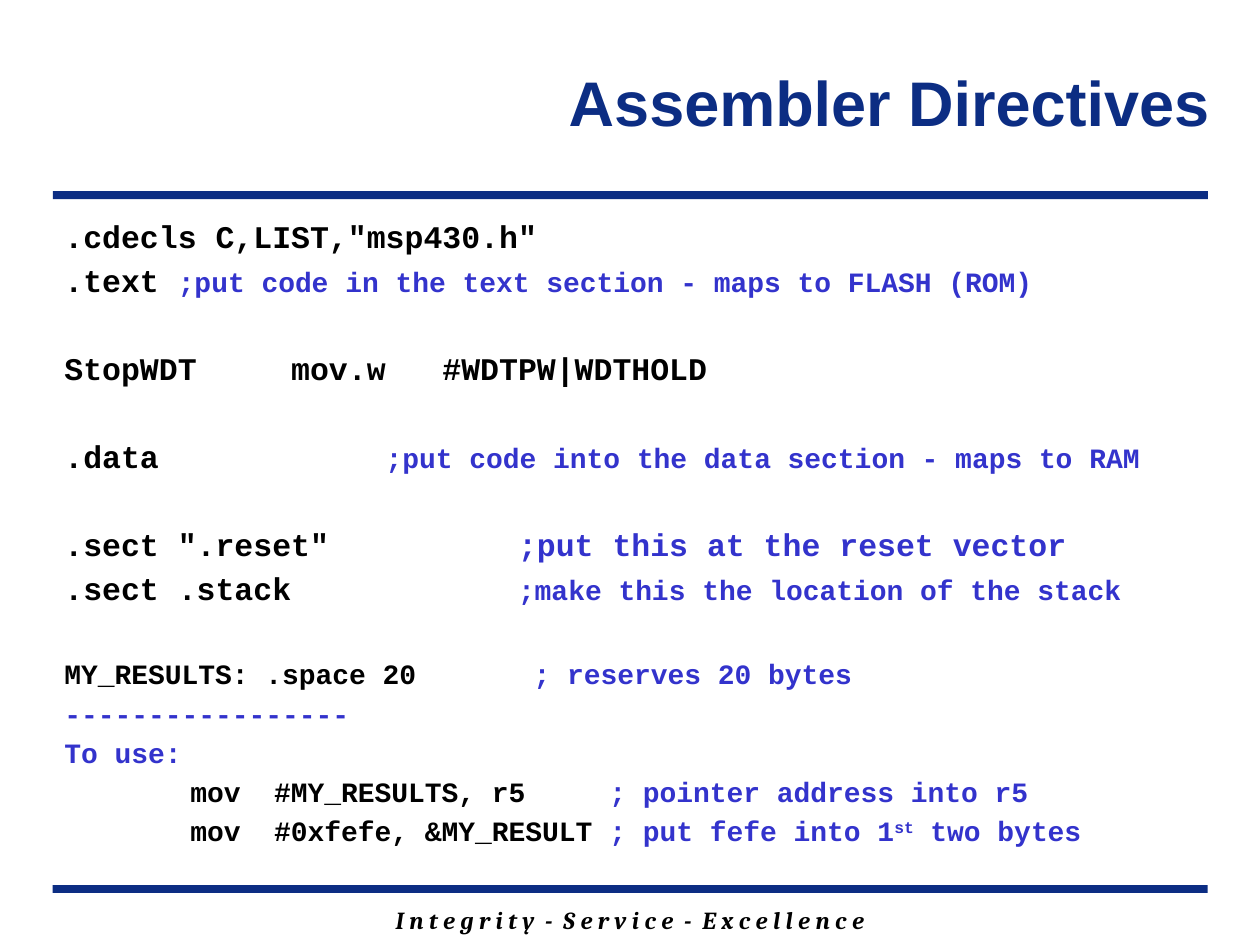
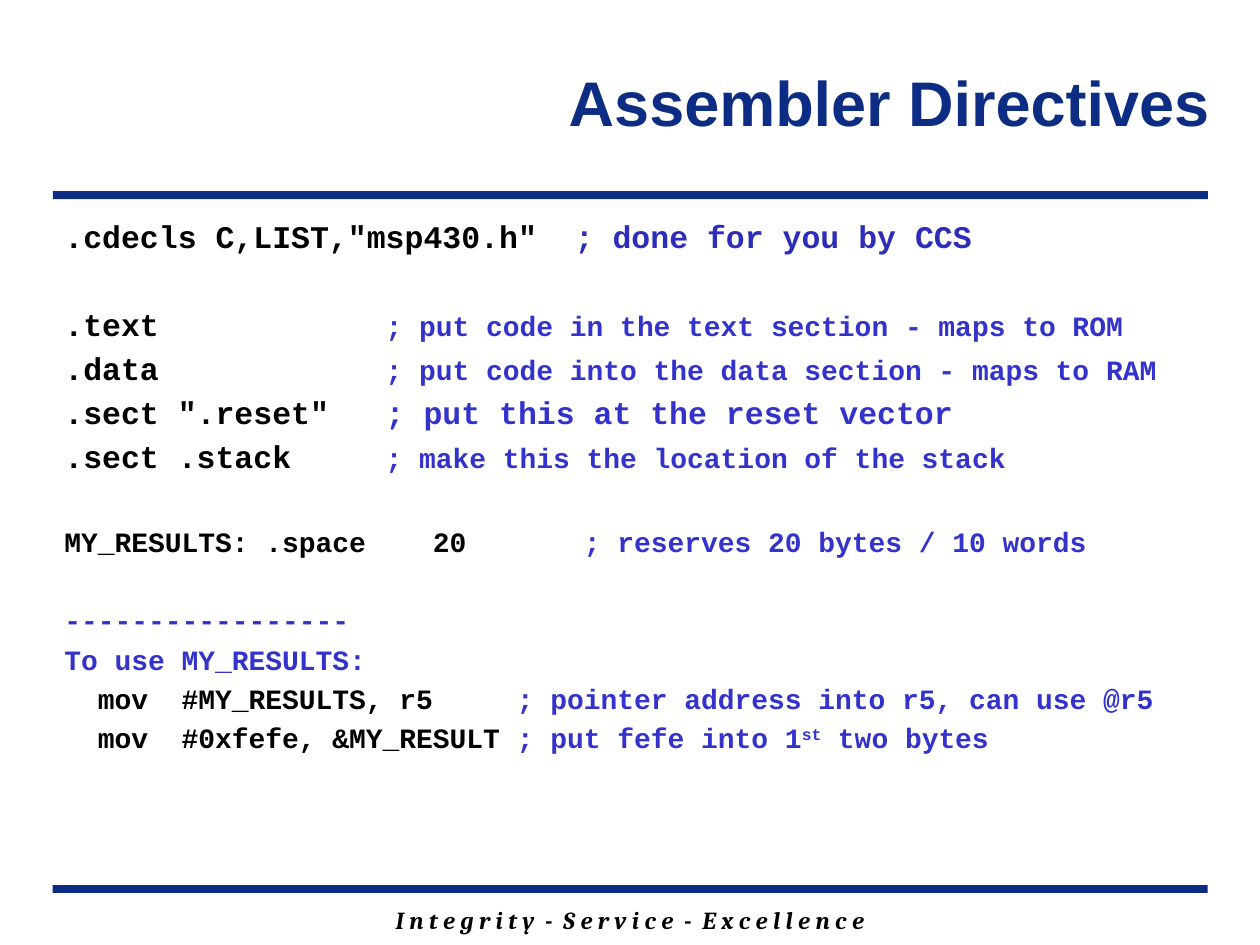
Before and after one commit to MarsUniversity/ECE382, a slide deck: slide 5 of source/lessons/lsn7/Lsn7.pptx. Drawn at 1260x945 pixels with LibreOffice and Linux fonts; fonts in the diff are those of the drawing; background and template pictures are left out. Boxes give left, top, right and bottom in pixels: in the first picture for what was removed or moved away, otherwise in the second. Text is boxed around its words. In the diff, an @@ line names an element or a change of style, - is before the commit and + after.

```diff
--- a/source/lessons/lsn7/Lsn7.pptx
+++ b/source/lessons/lsn7/Lsn7.pptx
@@ text at box(64, 225, 1156, 558): text changed @@
-.cdecls C,LIST,"msp430.h"
-.text ;put code in the text section - maps to FLASH (ROM)
-StopWDT mov.w #WDTPW|WDTHOLD
-.data ;put code into the data section - maps to RAM
-.sect ".reset" ;put this at the reset vector
-.sect .stack ;make this the location of the stack
-MY_RESULTS: .space 20 ; reserves 20 bytes
+.cdecls C,LIST,"msp430.h" ; done for you by CCS
+.text ; put code in the text section - maps to ROM
+.data ; put code into the data section - maps to RAM
+.sect ".reset" ; put this at the reset vector
+.sect .stack ; make this the location of the stack
+MY_RESULTS: .space 20 ; reserves 20 bytes / 10 words
@@ text at box(64, 651, 1153, 715): text changed @@
-To use:
-mov #MY_RESULTS, r5 ; pointer address into r5
+To use MY_RESULTS:
+mov #MY_RESULTS, r5 ; pointer address into r5, can use @r5
```
Also in this commit, not shown: 2 other slides changed, 9 other files.
